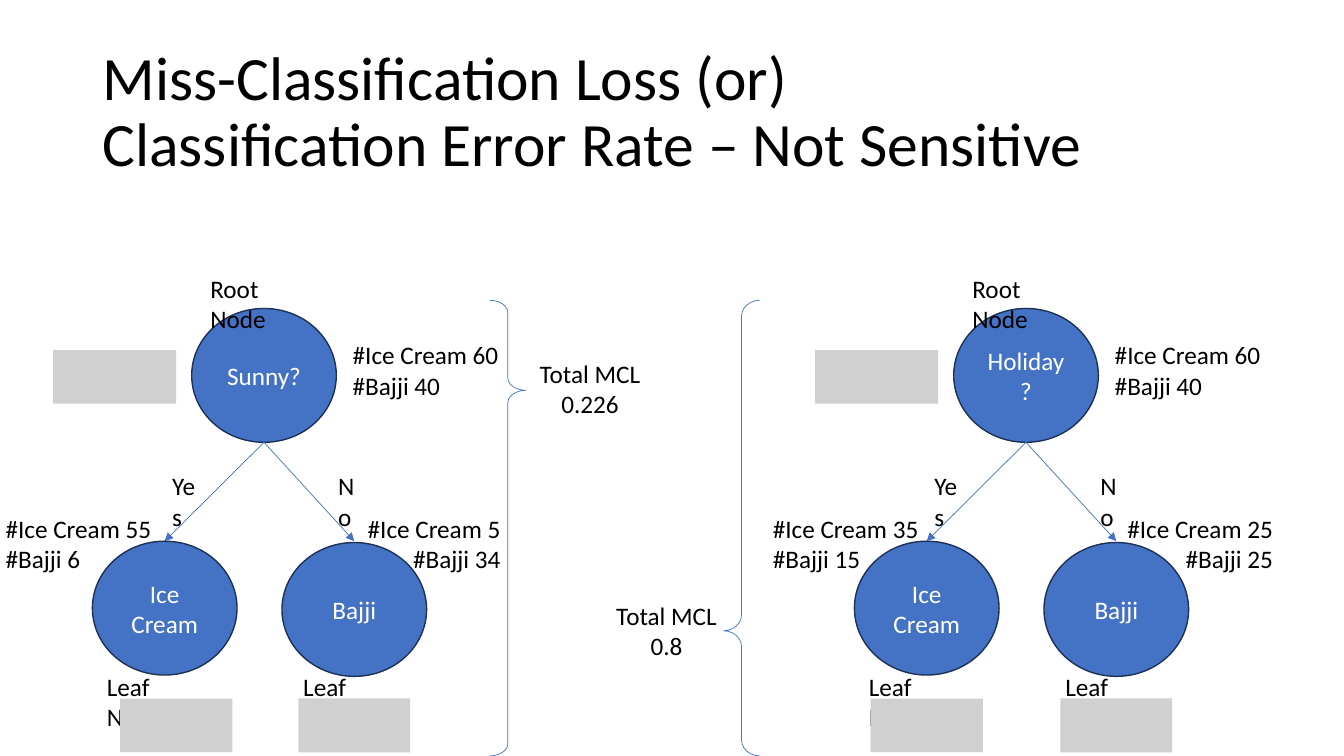
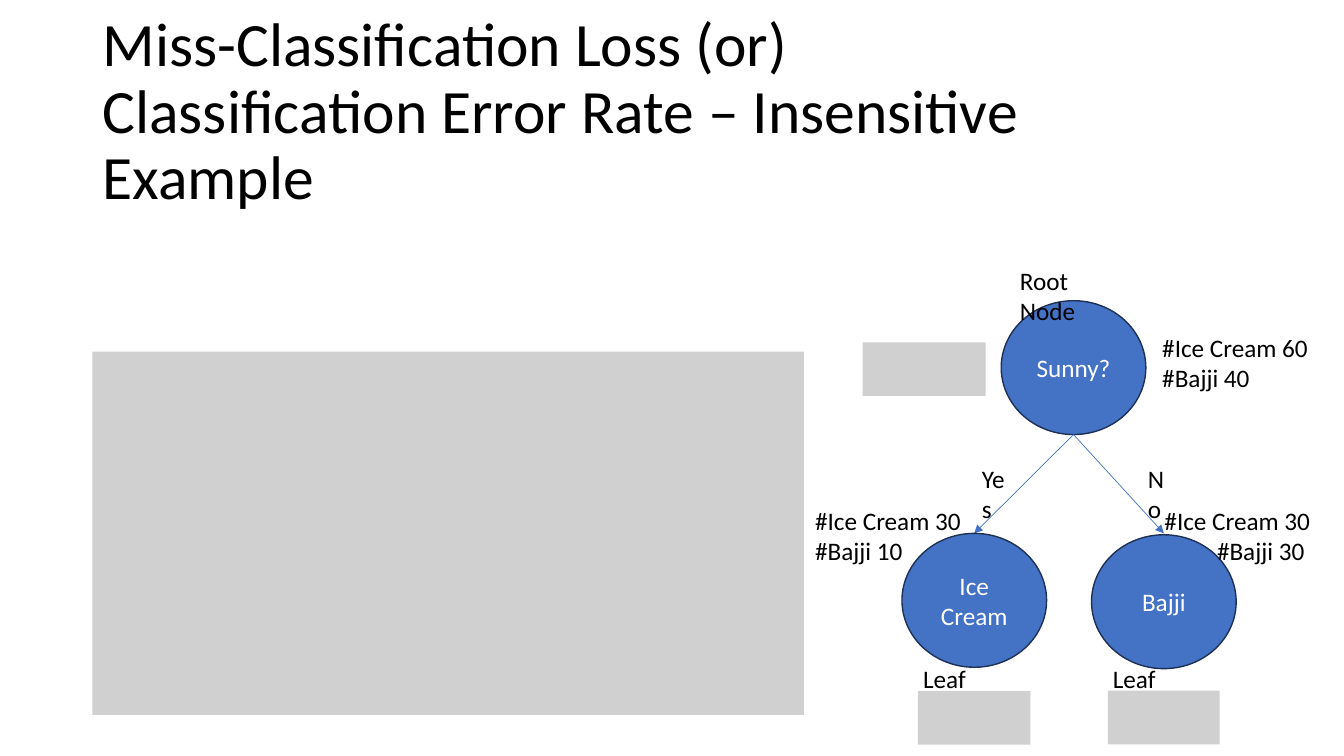
Before and after one commit to meenakshsundaram/AIML, a slide deck: slide 22 of DecisionTrees/DecisionTrees.pptx (slide 23 before the commit). Drawn at 1344x756 pixels with LibreOffice and Linux fonts; fonts in the diff are those of the drawing; grey boxes stand for pictures. Boxes give left, top, right and bottom in pixels: in the first picture for what was removed or moved away, otherwise in the second. Text is boxed around its words. In the diff, an @@ line names an element or a change of style, - is before the commit and + after.

Commit message:
Identified the Cause of Insensitivity on Miss-Classification Loss

```diff
--- a/DecisionTrees/DecisionTrees.pptx
+++ b/DecisionTrees/DecisionTrees.pptx
@@ title at [102,21,1018,209]: text changed @@
-Miss-Classification Loss (or)
-Classification Error Rate – Not Sensitive
+Miss-Classification Loss (or)
+Classification Error Rate – Insensitive Example
@@ 4 texts, 1 ellipse: place and size @@
-4 texts, 1 ellipse at [855,281,1261,676]
+4 texts, 1 ellipse at [902,273,1308,667]
@@ right brace removed at [490,300,526,756] @@
@@ right brace removed at [724,300,760,756] @@
@@ ellipse removed at [954,309,1099,443] @@
-Holiday?
@@ ellipse "Sunny?": place and size @@
-ellipse "Sunny?" at [192,309,337,443]
+ellipse "Sunny?" at [1001,300,1146,435]
@@ picture removed at [53,350,176,403] @@
@@ picture added at [93,352,805,715] @@
@@ text removed at [353,347,499,400] @@
-#Ice Cream 60
-#Bajji 40
@@ picture removed at [816,350,939,403] @@
@@ picture added at [863,343,986,396] @@
@@ text removed at [540,365,641,413] @@
-Total MCL
-0.226
@@ arrow moved from (1026, 443) - (927, 541) to (1074, 435) - (975, 533) @@
@@ arrow moved from (1026, 443) - (1116, 541) to (1074, 435) - (1165, 533) @@
@@ text removed at [6,521,152,573] @@
-#Ice Cream 55
-#Bajji 6
@@ text removed at [368,521,501,574] @@
-#Ice Cream 5
-#Bajji 34
@@ text at [815,513,961,565]: text changed @@
-#Ice Cream 35
-#Bajji 15
+#Ice Cream 30
+#Bajji 10
@@ ellipse "Bajji": place and size @@
-ellipse "Bajji" at [1045,542,1190,677]
+ellipse "Bajji" at [1092,535,1237,669]
@@ text at [1164,513,1310,567]: text changed @@
-#Ice Cream 25
-#Bajji 25
+#Ice Cream 30
+#Bajji 30
@@ text removed at [616,607,717,655] @@
-Total MCL
-0.8
@@ text "Leaf Node": place and size @@
-text "Leaf Node" at [1065,676,1108,703]
+text "Leaf Node" at [923,670,966,695]
@@ text "Leaf Node" rewrapped from [869,678,924,733] to [1113,668,1156,695] @@
@@ group removed at [93,281,427,733]: 5 texts, 2 arrows, 2 ellipses @@
-Yes
-No
-Bajji
-Ice Cream
-Root Node
-Leaf Node
-Leaf Node
@@ picture removed at [120,699,233,752] @@
@@ picture removed at [298,699,410,753] @@
@@ picture removed at [871,699,984,752] @@
@@ picture added at [919,691,1031,745] @@
@@ picture removed at [1061,699,1173,753] @@
@@ picture added at [1108,691,1220,745] @@
```
Also in this commit, not shown: 1 other slide changed, 1 slide added, 1 slide removed.
